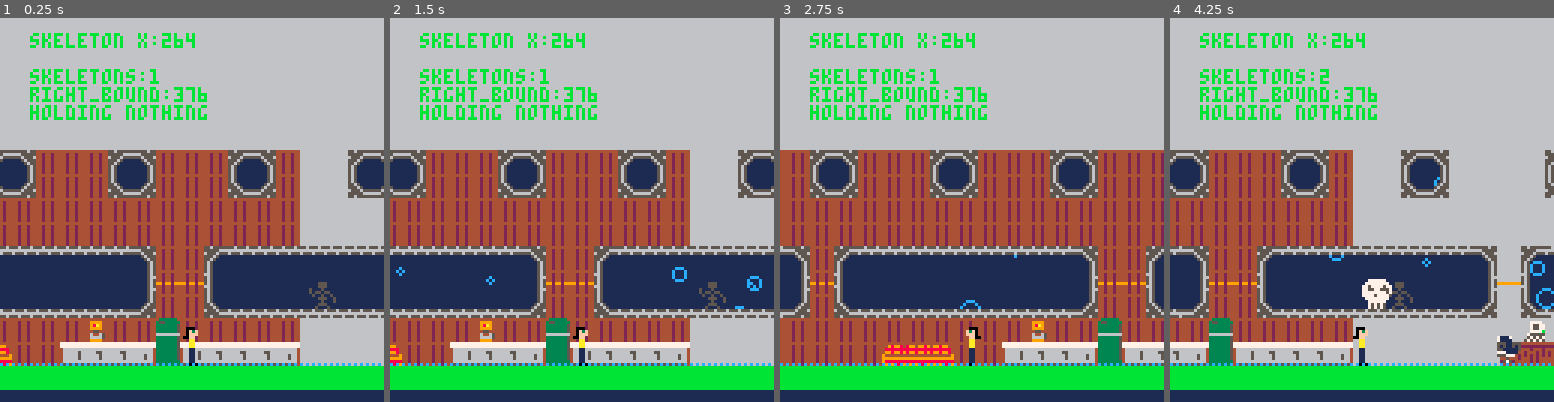
Above: before the commit, frames 1-4 (left to right).
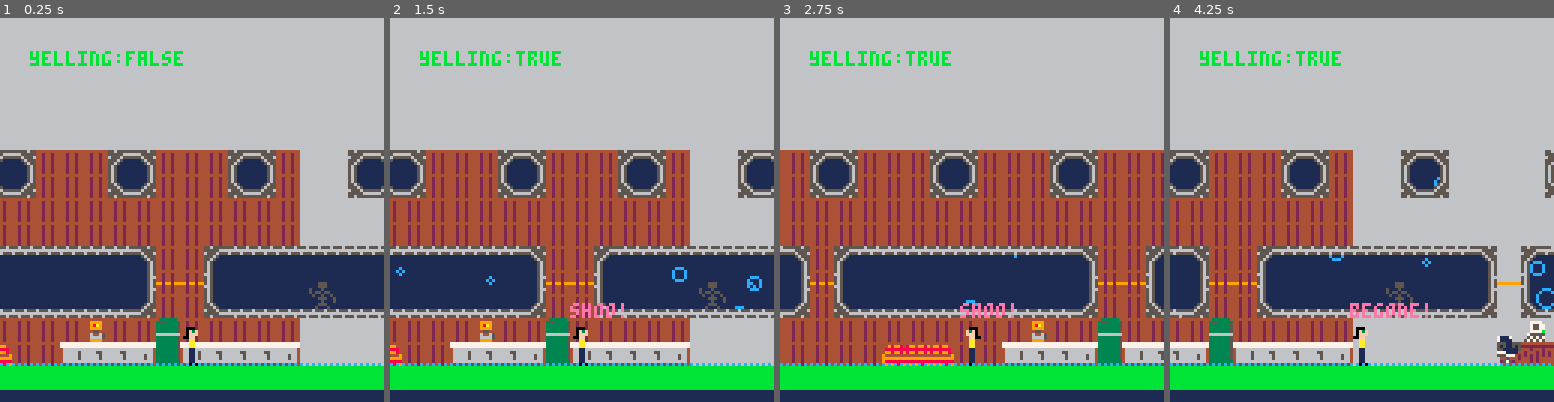
Above: after the commit, the same moments.

Repository: DiegoArmando/gbgj-08-22
Game: PICO-8 cartridge gbgj_8_22.p8
Same seed, same stepped clock (60 frames per second), same inputs: the game is played once before the commit and once after it.
Inputs:
- Up to frame 1 (0.25 s): no input
- Up to frame 2 (1.5 s): tap O (Z key) at 0.33, 0.7, 1.43 s; tap X (X key) at 1.07 s
- Up to frame 3 (2.75 s): hold Left 1.97-2.37 s; tap X (X key) at 2.07, 2.4, 2.73 s; tap O (Z key) at 2.22 s; hold Down from 2.42 s (still down)
- Up to frame 4 (4.25 s): release Down at 2.82 s; hold Right 2.87-3.53 s; tap X (X key) every 0.33 s from 3.07 to 4.07 s; tap O (Z key) at 3.1, 3.98 s; hold Up 3.58-4.08 s; hold Right from 4.13 s (still down)

The runs differ from the first frame. In frame 1, 3.6% of the frame differs, in the area x 7-54%, y 3-27%; in frame 2, 3.8%; in frame 3, 3.8%; in frame 4, 4.4%, in the area x 7-68%, y 3-79%.

Commit message:
Added Yelling

Diff:
--- a/gbgj_8_22.p8
+++ b/gbgj_8_22.p8
@@ -73,6 +73,13 @@
 -- Drips fall from cracks and hit the floor,
 -- which increases the water level
 drips = {}
+
+-- Frames since last yell
+yell_counter = 0
+yelling = false
+
+yells = {"shoo!", "git!", "off with you!", "boo!", "begone!"}
+cur_yell = ""
 
 input_x = 0
 input_interact = false
@@ -181,6 +188,26 @@
 
     animate_player()
 
+    if input_other and not yelling then
+        yelling = true
+        yell_counter = 0
+        cur_yell = rnd(yells)
+        for key,s in pairs(skeletons) do
+            if abs((s[1]*8) - player.x) < 12 and s[2] >= 240 then
+                add(spawn_points,s[1])
+                skeletons[key] = nil
+            end
+        end
+    end
+
+    if yelling then
+        yell_counter += 1
+        if yell_counter >= 60 then
+            yelling = false
+            yell_counter = 0
+        end
+    end
+
     -- Check for room triggers
     for trigger in all(rooms[room_id]) do
         if player.x > (trigger[1] * 8) and
@@ -297,13 +324,15 @@
     camera(cam_x,cam_y)
 
     if count(skeletons) > 0 then
-        print("skeleton x:"..skeletons[1][1]*8, cam_x+10, cam_y+5, 11)
-    end
-	--print("skleton y/8:"..player.y/8, cam_x+10, cam_y+11, 11)
-	--print("left_bound:"..(rcb[room_id][1]), cam_x+10, cam_y+17, 11)
-	print("skeletons:"..(count(skeletons)), cam_x+10, cam_y+17, 11)
-	print("right_bound:"..(rcb[room_id][2]), cam_x+10, cam_y+23, 11)
-    print("holding "..player.holding, cam_x+10, cam_y+29, 11)
+        --print("skeleton x:"..skeletons[1][1]*8, cam_x+10, cam_y+5, 11)
+    end
+	print("yelling:"..tostr(yelling), cam_x+10, cam_y+11, 11)
+    if(yelling) then
+	    print(cur_yell, player.x, player.y-5, 14)
+    end
+	--print("skeletons:"..(count(skeletons)), cam_x+10, cam_y+17, 11)
+	--print("right_bound:"..(rcb[room_id][2]), cam_x+10, cam_y+23, 11)
+    --print("holding "..player.holding, cam_x+10, cam_y+29, 11)
     pal(4,0)
     spr(player.torso,player.x,player.y+player.bobble,1,1,player.flip)
     spr(player.legs,player.x,player.y+9,1,1,player.flip)
